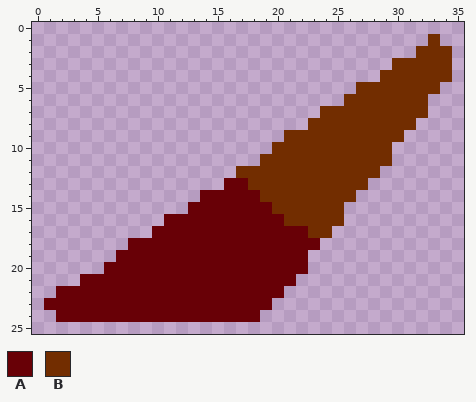
Two versions of one pixel-art sprite, Assets/Sprites/Ramp.png. That is the earlier state.
The file is 36x26 pixels.
Palette (. is transparent): A #680006  B #722d00
Pixels before, first column x 1:
 1 ................................B.
 2 ...............................BBB
 3 .............................BBBBB
 4 ............................BBBBBB
 5 ..........................BBBBBBB.
 6 .........................BBBBBBB..
 7 .......................BBBBBBBBB..
 8 ......................BBBBBBBBB...
 9 ....................BBBBBBBBBB....
10 ...................BBBBBBBBBB.....
11 ..................BBBBBBBBBBB.....
12 ................BBBBBBBBBBBB......
13 ...............AABBBBBBBBBB.......
14 .............AAAAABBBBBBBB........
15 ............AAAAAAABBBBBB.........
16 ..........AAAAAAAAAABBBBB.........
17 .........AAAAAAAAAAAAABB..........
18 .......AAAAAAAAAAAAAAAA...........
19 ......AAAAAAAAAAAAAAAA............
20 .....AAAAAAAAAAAAAAAAA............
21 ...AAAAAAAAAAAAAAAAAA.............
22 .AAAAAAAAAAAAAAAAAAA..............
23 AAAAAAAAAAAAAAAAAAA...............
24 .AAAAAAAAAAAAAAAAA................
The same view after the edit:
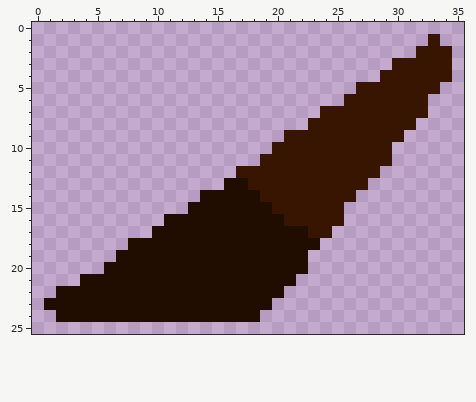
Commit message: Aliens and Ramps spawn
Edits made:
Colour A changes from #680006 to #210d00.
Colour B changes from #722d00 to #381500.
